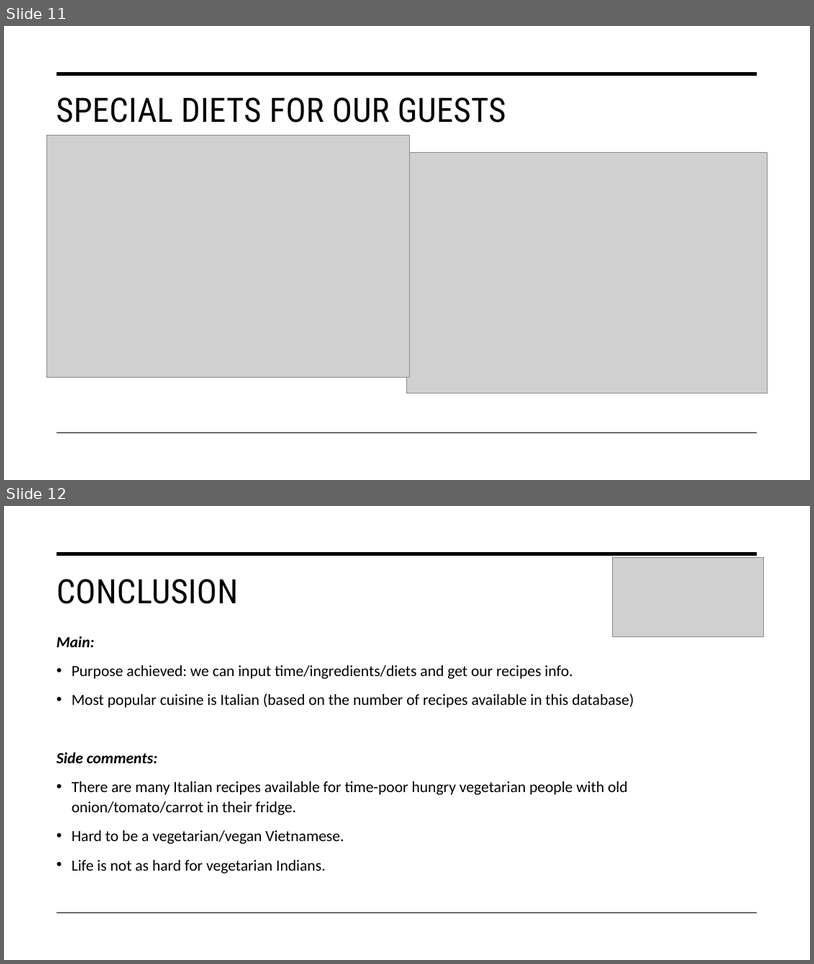
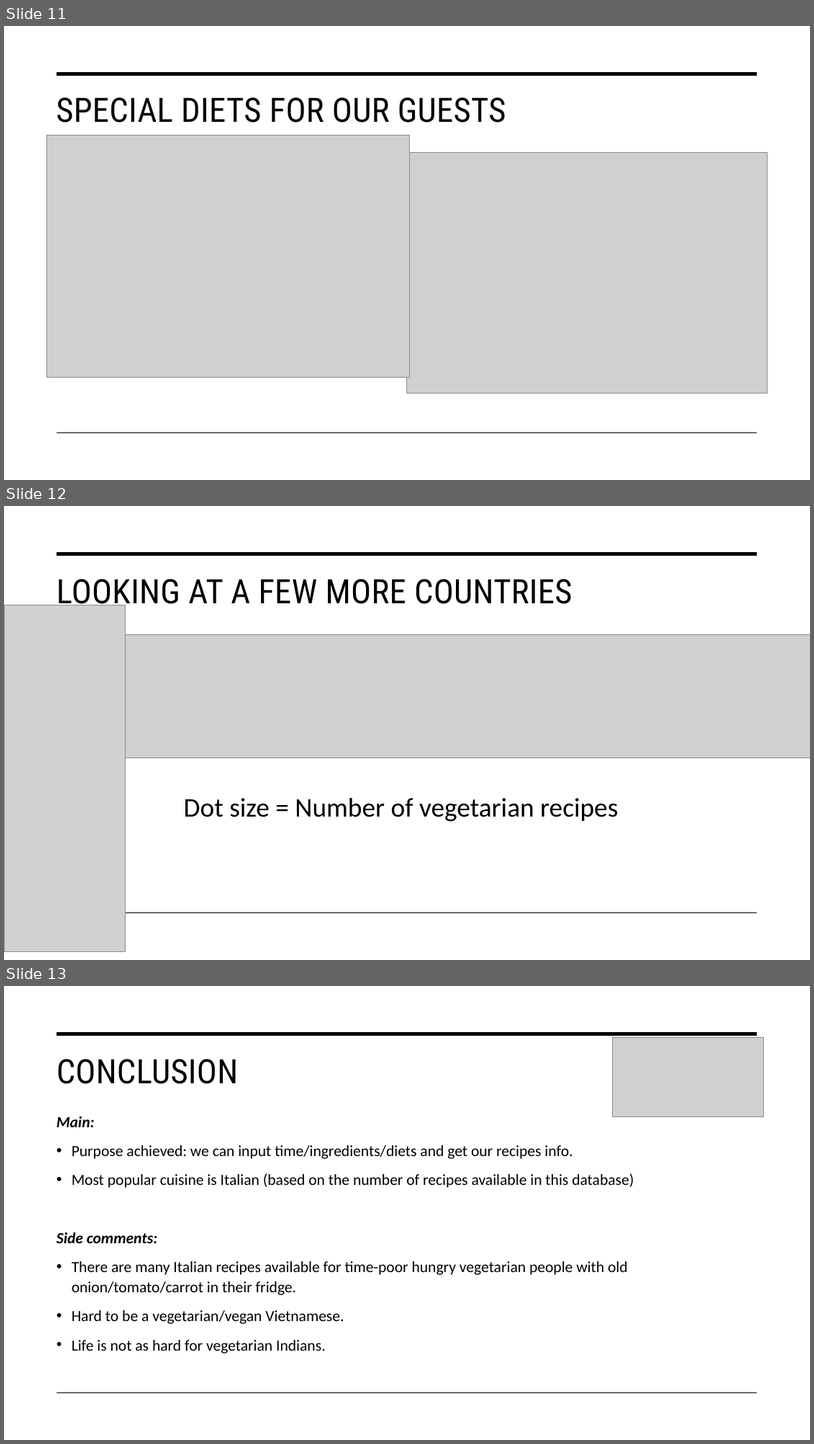
Before and after one commit to MarDuo2022/International-food-API, a slide deck: PP_group 5_HUNGRY GROUP.pptx. Shown one above the other, each under a label of ours: slides 11 and 12 before the commit, slides 11, 12 and 13 after it. The pictures are 814x964 and 814x1444 pixels, drawn with LibreOffice and Linux fonts; fonts in the diff are those of the drawing; grey boxes stand for pictures. Boxes give left, top, right and bottom in pixels: in the first picture for what was removed or moved away, otherwise in the second. Text is boxed around its words. In the diff, an @@ line names an element or a change of style, - is before the commit and + after.

```diff
--- a/PP_group 5_HUNGRY GROUP.pptx
+++ b/PP_group 5_HUNGRY GROUP.pptx
@@ slide 12 added at [4,506,810,960], background #FFFFFF; not listed: 2 template elements that a slide beside it also shows @@
@@ title added at [57,579,572,611], 40 pt, text #000000 @@
+LOOKING AT A FEW MORE COUNTRIES
@@ picture added at [4,605,125,951] @@
@@ picture added at [4,634,810,757] @@
@@ text added at [184,798,618,821], 32 pt, text #000000 @@
+Dot size = Number of vegetarian recipes
@@ what was slide 12 is now slide 13 @@
```
Also in this commit, not shown: 2 slides changed, 2 other files.
